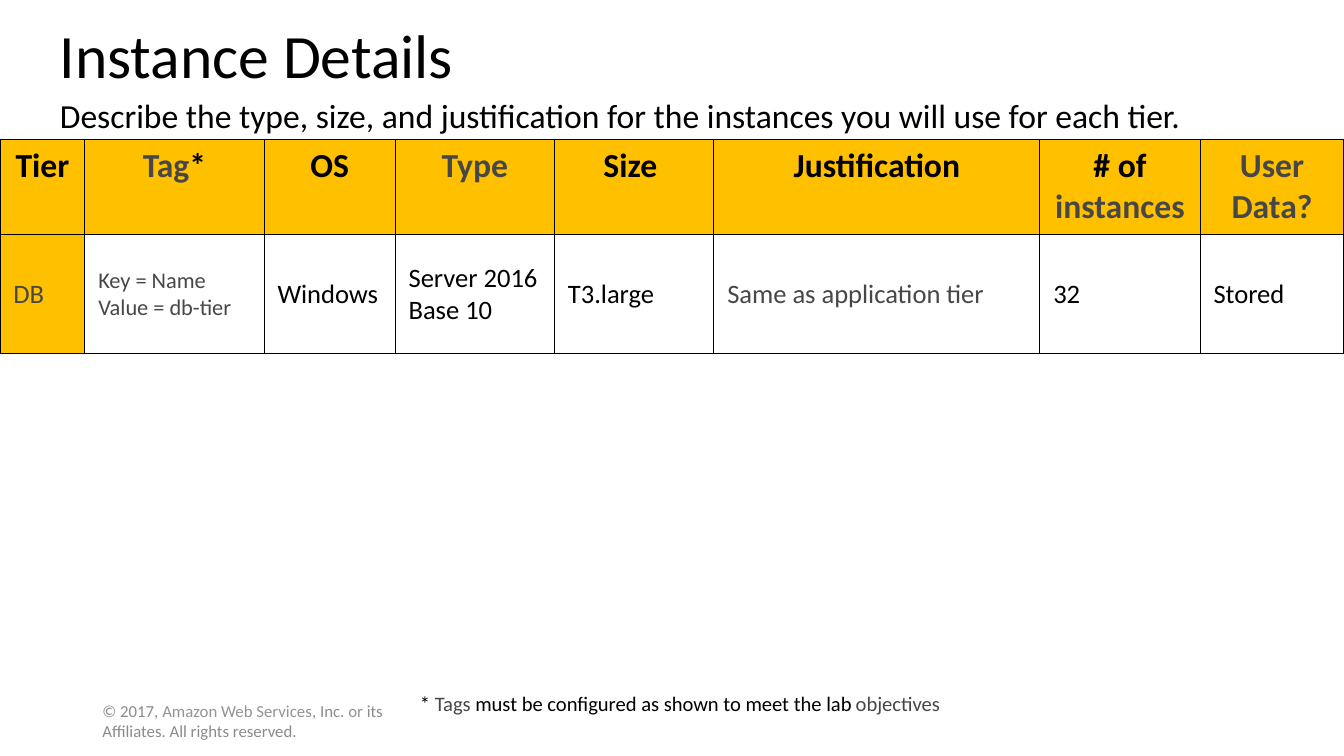
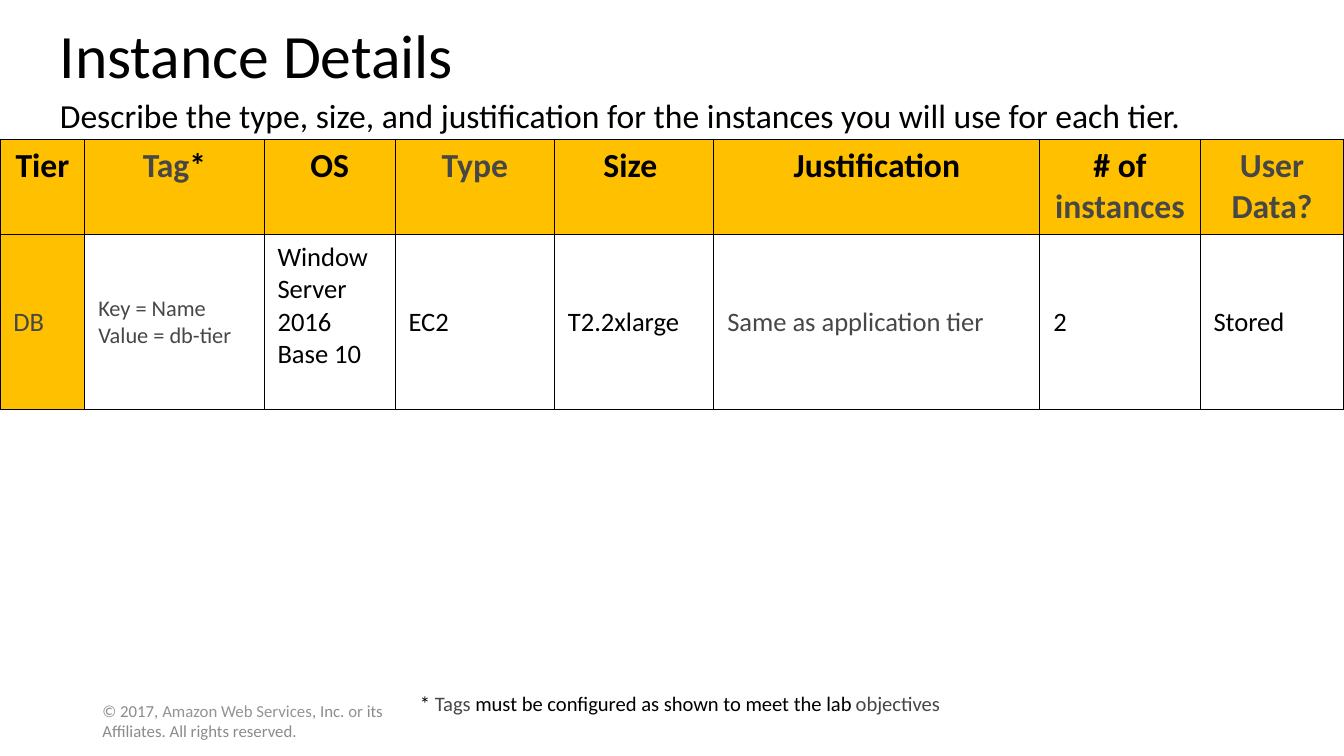
Before and after one commit to WilliamCareySemiColon/college_y3, a slide deck: slide 13 of Cloud_Computing/Labs/Assignment/part 1/Solution Template.pptx. Drawn at 1344x756 pixels with LibreOffice and Linux fonts; fonts in the diff are those of the drawing. Boxes give left, top, right and bottom in pixels: in the first picture for what was removed or moved away, otherwise in the second. Text is boxed around its words. In the diff, an @@ line names an element or a change of style, - is before the commit and + after.

```diff
--- a/Cloud_Computing/Labs/Assignment/part 1/Solution Template.pptx
+++ b/Cloud_Computing/Labs/Assignment/part 1/Solution Template.pptx
@@ table at [0,139,1344,407] @@
-row 2: DB | Key = Name / Value = db-tier | Windows | Server 2016 Base 10 | T3.large | Same as application tier | 32 | Stored
+row 2: DB | Key = Name / Value = db-tier | Window Server 2016 Base 10 | EC2 | T2.2xlarge | Same as application tier | 2 | Stored
```
Also in this commit, not shown: 3 other slides changed, 1 other file.
